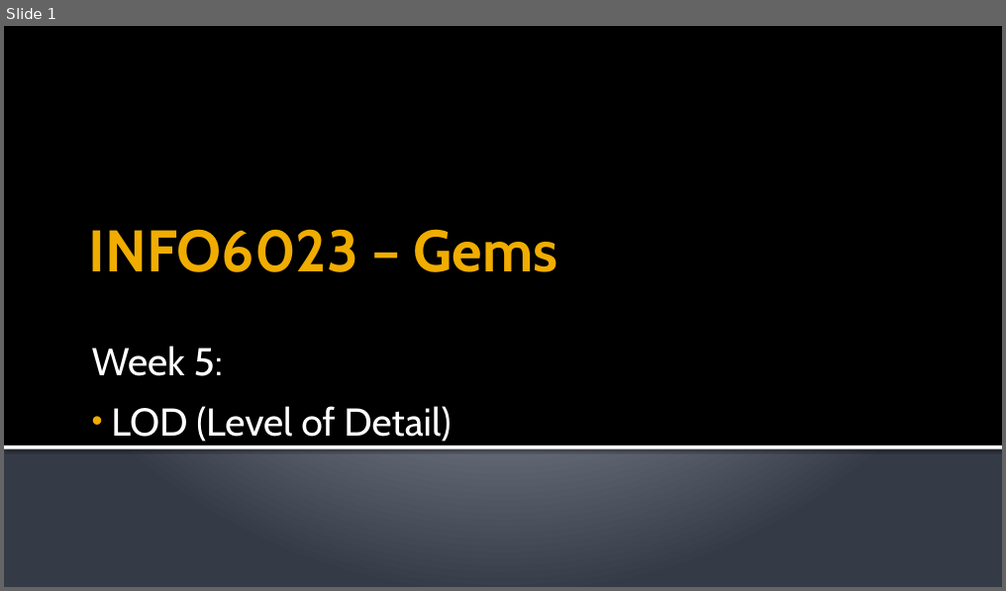
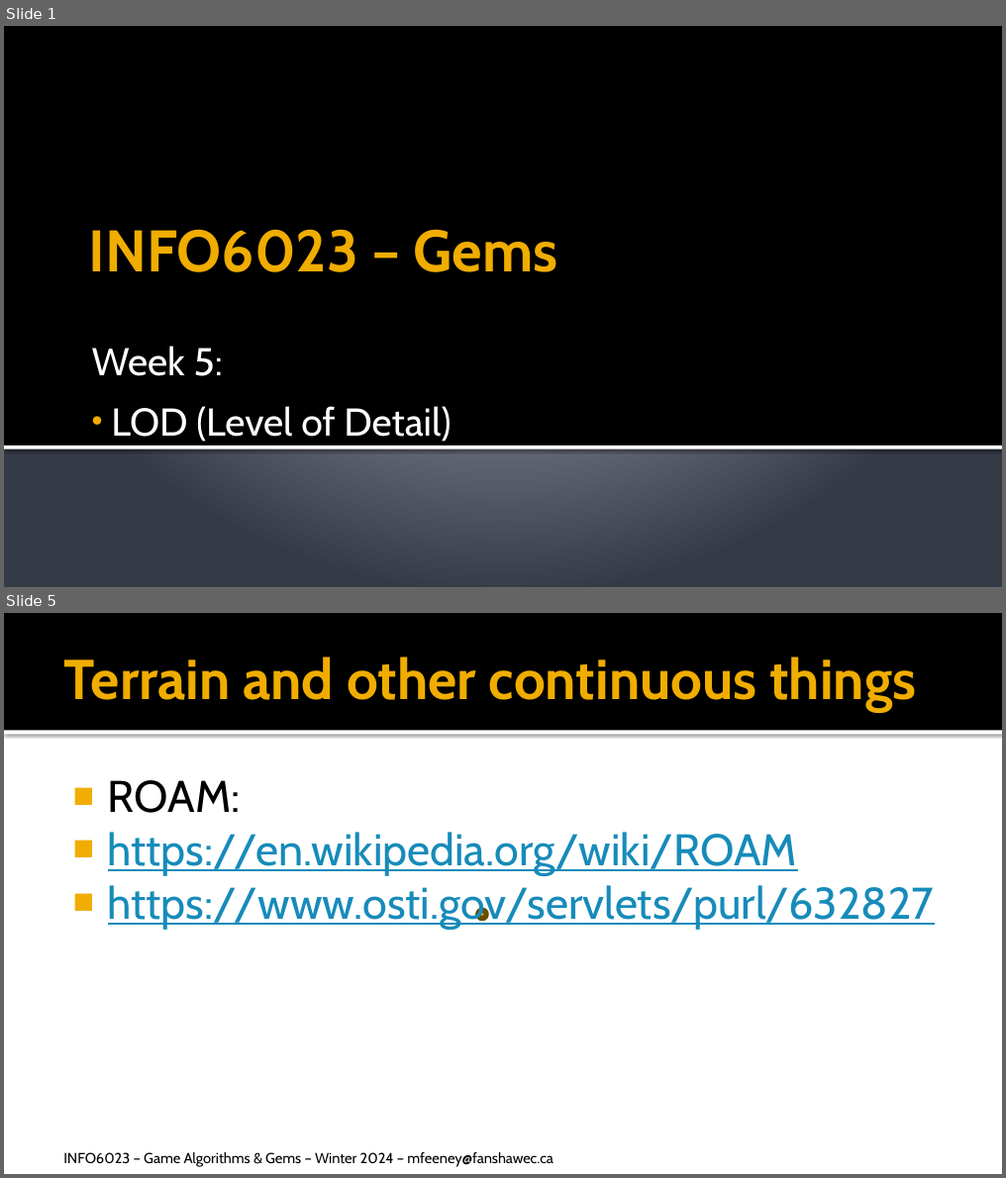
Before and after one commit to FeeneyCodes/GDP202324, a slide deck: 6023_Gems/D2D/W06_LOD_1/6023_W06_LOD_part_1.pptx. Shown one above the other, each under a label of ours: slide 1 before the commit, slides 1 and 5 after it; the slides between them are not shown. The pictures are 1006x591 and 1006x1178 pixels, drawn with LibreOffice and Linux fonts; fonts in the diff are those of the drawing. Boxes give left, top, right and bottom in pixels: in the first picture for what was removed or moved away, otherwise in the second. Text is boxed around its words. In the diff, an @@ line names an element or a change of style, - is before the commit and + after.

```diff
--- a/6023_Gems/D2D/W06_LOD_1/6023_W06_LOD_part_1.pptx
+++ b/6023_Gems/D2D/W06_LOD_1/6023_W06_LOD_part_1.pptx
@@ slide 5 added at [4,613,1002,1174], background #FFFFFF @@
@@ rectangle added at [4,613,1002,731], fill #000000 @@
@@ title added at [63,657,916,712], 40.5 pt, text #F0AD00, bold @@
+Terrain and other continuous things
@@ rectangle added at [4,731,1002,735], fill #FFFFFF @@
@@ text added at [108,780,934,929], 32 pt, text #168BBA, underline @@
+■ ROAM:
+■ https://en.wikipedia.org/wiki/ROAM
+■ https://www.osti.gov/servlets/purl/632827
@@ ellipse added at [478,910,486,918], fill #F0AD00, outline #694C00 3.78 pt @@
@@ text added at [63,1153,553,1167], 10.5 pt, text #000000 @@
+INFO6023 – Game Algorithms & Gems – Winter 2024 – mfeeney@fanshawec.ca
```
Also in this commit, not shown: 4 other slides added, 1 slide removed, 11 other files.
